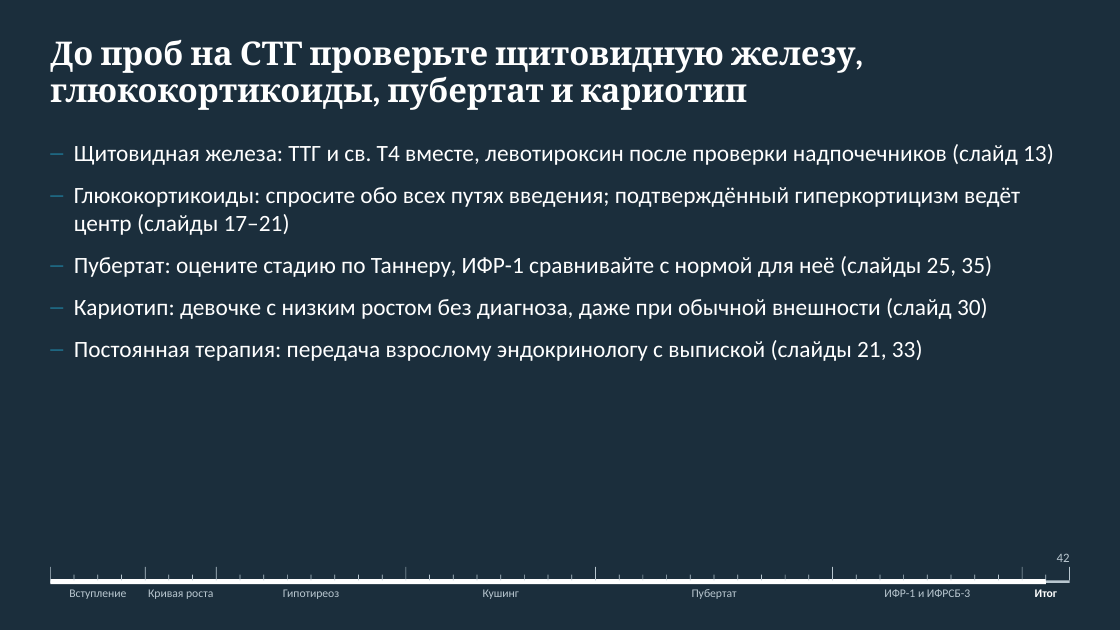
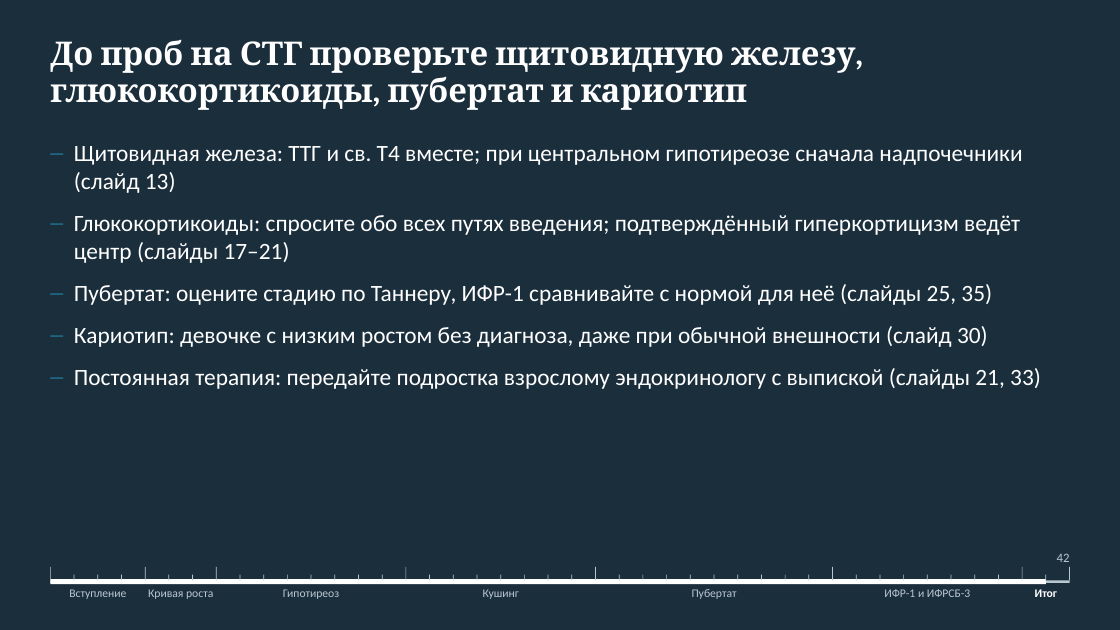
Before and after one commit to drabdulbosit1-eng/my-test-cloud, a slide deck: slide 42 of Endo_short_stature/Эндокринные причины низкорослости 2026.pptx. Drawn at 1120x630 pixels with LibreOffice and Linux fonts; fonts in the diff are those of the drawing. Boxes give left, top, right and bottom in pixels: in the first picture for what was removed or moved away, otherwise in the second. Text is boxed around its words. In the diff, an @@ line names an element or a change of style, - is before the commit and + after.

```diff
--- a/Endo_short_stature/Эндокринные причины низкорослости 2026.pptx
+++ b/Endo_short_stature/Эндокринные причины низкорослости 2026.pptx
@@ text at (74,146,1022,193): text changed @@
-– Щитовидная железа: ТТГ и св. Т4 вместе, левотироксин после проверки надпочечников (слайд 13)
+– Щитовидная железа: ТТГ и св. Т4 вместе; при центральном гипотиреозе сначала надпочечники (слайд 13)
@@ text at (74,368,1041,389): text changed @@
-– Постоянная терапия: передача взрослому эндокринологу с выпиской (слайды 21, 33)
+– Постоянная терапия: передайте подростка взрослому эндокринологу с выпиской (слайды 21, 33)
```
Also in this commit, not shown: 26 other slides changed, 14 other files.
